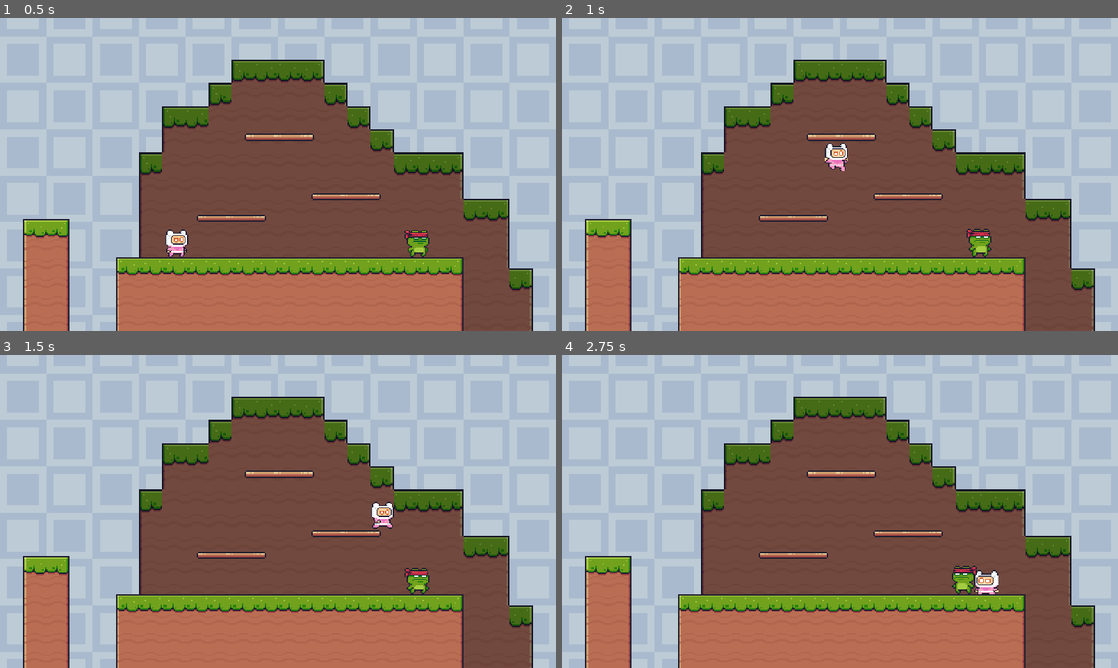
Above: before the commit, frames 1-4 (two rows, left to right).
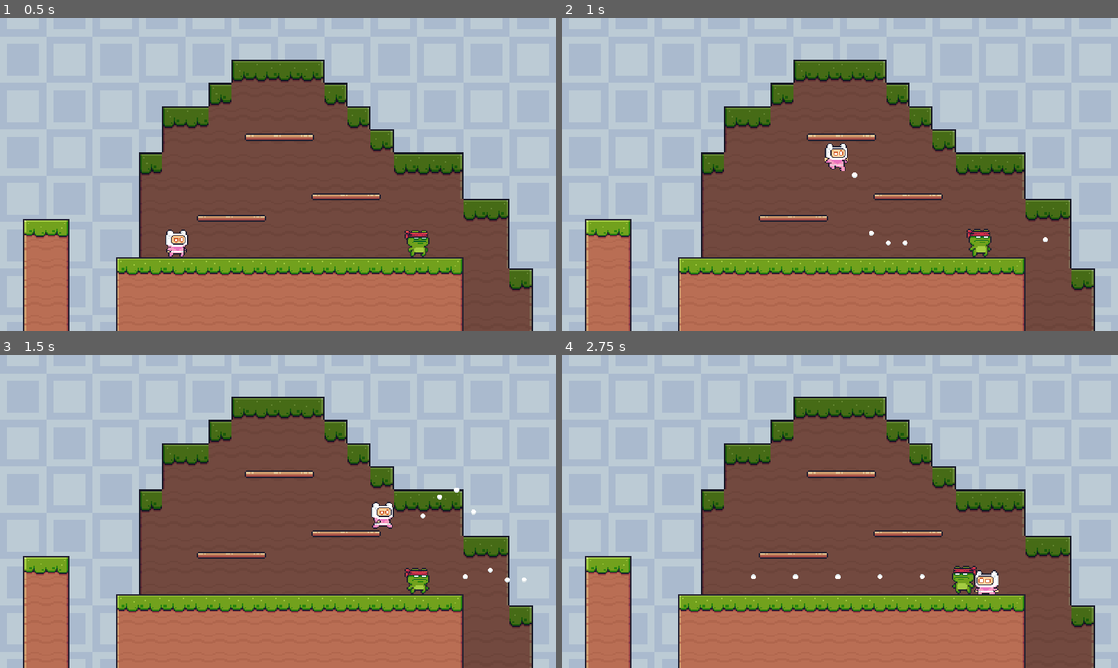
Above: after the commit, the same moments.

Repository: victorDigital/DDU2
Game: Godot game, scene res://Scenes/game.tscn
Two runs of this game, one before a commit and one after it. Both use one fixed random seed, a clock stepped at 60 frames per second and the inputs below.
Inputs:
- Up to frame 1 (0.5 s): no input
- Up to frame 2 (1 s): hold D (player1_right) from 0.53 s (still down); hold R (player1s, bound only after the commit) from 0.53 s (still down); tap W (player1_jump) at 0.77 s; tap M (player2s, bound only after the commit) at 0.8 s
- Up to frame 3 (1.5 s): keep holding D (player1_right); release R (player1s, bound only after the commit) at 1.28 s; tap M (player2s, bound only after the commit) at 1.35 s
- Up to frame 4 (2.75 s): tap W (player1_jump) at 1.52 s; tap R (player1s, bound only after the commit) at 1.55 s; release D (player1_right) at 2.03 s; hold A (player1_left) from 2.03 s (still down); hold M (player2s, bound only after the commit) from 2.03 s (still down); tap Left (player2_left) at 2.1 s

Frame 1 is identical in both runs. In frame 2, less than 0.1% of the frame differs, in the area x 52-88%, y 49-73%; in frame 3, less than 0.1%, in the area x 75-95%, y 42-73%; in frame 4, less than 0.1%.

Commit message:
basic shooting mechanic

Diff:
--- a/Scenes/bullet.tscn
+++ b/Scenes/bullet.tscn
@@ -1,14 +1,20 @@
-[gd_scene load_steps=3 format=3 uid="uid://muuai75qlft3"]
+[gd_scene load_steps=4 format=3 uid="uid://muuai75qlft3"]
 
+[ext_resource type="Script" path="res://Scripts/bullet.gd" id="1_asew0"]
 [ext_resource type="Texture2D" uid="uid://djtt5q47077ec" path="res://Assets/Pixel/Other/Dust Particle.png" id="1_wqlv7"]
 
 [sub_resource type="CircleShape2D" id="CircleShape2D_ynh3u"]
-radius = 4.0
+radius = 2.0
 
 [node name="Bullet" type="Area2D"]
+script = ExtResource("1_asew0")
 
 [node name="Sprite2D" type="Sprite2D" parent="."]
+position = Vector2(2.98023e-08, 2.98023e-08)
+scale = Vector2(0.4375, 0.4375)
 texture = ExtResource("1_wqlv7")
 
 [node name="CollisionShape2D" type="CollisionShape2D" parent="."]
 shape = SubResource("CircleShape2D_ynh3u")
+
+[node name="Timer" type="Timer" parent="."]
--- a/Scenes/game.tscn
+++ b/Scenes/game.tscn
@@ -1,11 +1,9 @@
-[gd_scene load_steps=17 format=4 uid="uid://betdgmhwg0xty"]
+[gd_scene load_steps=15 format=4 uid="uid://betdgmhwg0xty"]
 
 [ext_resource type="PackedScene" uid="uid://c6r73fpjvvn8u" path="res://Scenes/player_1.tscn" id="1_j67ix"]
 [ext_resource type="Texture2D" uid="uid://caicefmqu8dl8" path="res://Assets/Pixel/Background/Blue.png" id="2_0xqke"]
-[ext_resource type="Script" path="res://Scripts/player_1.gd" id="2_66lh6"]
 [ext_resource type="PackedScene" uid="uid://devwmnvbxqfgh" path="res://Scenes/player_2.tscn" id="2_xdjhh"]
 [ext_resource type="Texture2D" uid="uid://dw1coi3ik0o0w" path="res://Assets/Pixel/Terrain/Terrain (16x16) - Dark.png" id="3_7on7e"]
-[ext_resource type="Script" path="res://Scripts/player_2.gd" id="3_tvpur"]
 [ext_resource type="Texture2D" uid="uid://twkkb3ivokca" path="res://Assets/Pixel/Terrain/Terrain (16x16).png" id="5_j1ett"]
 [ext_resource type="PackedScene" uid="uid://cub2w1n12x5jl" path="res://Scenes/bridge.tscn" id="8_ed4gb"]
 
@@ -528,7 +526,6 @@
 position = Vector2(-70, 24)
 scale = Vector2(1.5, 1.5)
 collision_mask = 3
-script = ExtResource("2_66lh6")
 
 [node name="Camera2D" type="Camera2D" parent="."]
 position = Vector2(0, -16.86)
@@ -538,7 +535,6 @@
 position = Vector2(96, 21)
 scale = Vector2(1.5, 1.5)
 collision_mask = 3
-script = ExtResource("3_tvpur")
 
 [node name="TileMap" type="TileMapLayer" parent="."]
 position = Vector2(0, 1)
--- a/Scenes/player_1.tscn
+++ b/Scenes/player_1.tscn
@@ -1,6 +1,7 @@
-[gd_scene load_steps=32 format=3 uid="uid://c6r73fpjvvn8u"]
+[gd_scene load_steps=33 format=3 uid="uid://c6r73fpjvvn8u"]
 
 [ext_resource type="Texture2D" uid="uid://cb1y46m3f4h5n" path="res://Assets/Pixel/Main Characters/Pink Man/Fall (32x32).png" id="1_7vh4d"]
+[ext_resource type="Script" path="res://Scripts/player_1.gd" id="1_8m76s"]
 [ext_resource type="Texture2D" uid="uid://cynu0d562qfrn" path="res://Assets/Pixel/Main Characters/Pink Man/Idle (32x32).png" id="1_jyb0p"]
 [ext_resource type="Texture2D" uid="uid://g2ei10x3gjq2" path="res://Assets/Pixel/Main Characters/Pink Man/Jump (32x32).png" id="2_ghaeq"]
 [ext_resource type="Texture2D" uid="uid://dcrxsnrwtxa88" path="res://Assets/Pixel/Main Characters/Pink Man/Run (32x32).png" id="2_n04c2"]
@@ -209,6 +210,7 @@
 
 [node name="player_1" type="CharacterBody2D"]
 collision_layer = 2
+script = ExtResource("1_8m76s")
 
 [node name="AnimatedSprite2D" type="AnimatedSprite2D" parent="."]
 scale = Vector2(0.5, 0.499)
@@ -219,3 +221,8 @@
 [node name="CollisionShape2D" type="CollisionShape2D" parent="."]
 position = Vector2(0, 0.25)
 shape = SubResource("RectangleShape2D_uwe54")
+
+[node name="ShootCooldown" type="Timer" parent="."]
+wait_time = 0.1
+
+[connection signal="timeout" from="ShootCooldown" to="." method="_on_shoot_cooldown_timeout"]
--- a/Scenes/player_2.tscn
+++ b/Scenes/player_2.tscn
@@ -1,5 +1,6 @@
-[gd_scene load_steps=31 format=3 uid="uid://devwmnvbxqfgh"]
-
+[gd_scene load_steps=32 format=3 uid="uid://devwmnvbxqfgh"]
+
+[ext_resource type="Script" path="res://Scripts/player_2.gd" id="1_0konw"]
 [ext_resource type="Texture2D" uid="uid://ckuw4kk5eapwd" path="res://Assets/Pixel/Main Characters/Ninja Frog/Fall (32x32).png" id="1_egrp1"]
 [ext_resource type="Texture2D" uid="uid://bc8j6m7vpvqla" path="res://Assets/Pixel/Main Characters/Ninja Frog/Idle (32x32).png" id="2_vw8rp"]
 [ext_resource type="Texture2D" uid="uid://f5vcawn4jax7" path="res://Assets/Pixel/Main Characters/Ninja Frog/Jump (32x32).png" id="3_hkwkq"]
@@ -205,6 +206,7 @@
 
 [node name="player_2" type="CharacterBody2D"]
 collision_layer = 2
+script = ExtResource("1_0konw")
 
 [node name="AnimatedSprite2D" type="AnimatedSprite2D" parent="."]
 position = Vector2(-1.00974e-28, -3.55271e-15)
@@ -216,3 +218,8 @@
 [node name="CollisionShape2D" type="CollisionShape2D" parent="."]
 position = Vector2(0, 2)
 shape = SubResource("RectangleShape2D_uwe54")
+
+[node name="ShootCooldown" type="Timer" parent="."]
+wait_time = 0.1
+
+[connection signal="timeout" from="ShootCooldown" to="." method="_on_shoot_cooldown_timeout"]
--- /dev/null
+++ b/Scripts/bullet.gd
@@ -0,0 +1,12 @@
+extends Area2D
+
+
+@export var speed = 250
+@export var targetGroup: StringName
+
+
+func start(pos):
+	position = pos
+
+func _process(delta):
+	position += Vector2(speed * delta, 0).rotated(rotation)
--- a/Scripts/player_1.gd
+++ b/Scripts/player_1.gd
@@ -2,8 +2,15 @@
 
 const SPEED = 150.0
 const JUMP_VELOCITY = -400.0
+var canshoot =true
 
 @onready var animated_sprite = $AnimatedSprite2D
+@onready var shoot_cooldown: Timer = $ShootCooldown
+var shoot_offset: Vector2
+const BULLET = preload("res://Scenes/bullet.tscn")
+var player_look = 1
+
+
 
 func _physics_process(delta: float) -> void:
 	# Add the gravity.
@@ -23,8 +30,10 @@
 	else:
 		velocity.x = move_toward(velocity.x, 0, SPEED)
 	if velocity.x < 0:
+		player_look = 0
 		$AnimatedSprite2D.flip_h = true
 	if velocity.x > 0:
+		player_look = 1
 		$AnimatedSprite2D.flip_h = false
 
 	if is_on_floor():
@@ -38,5 +47,25 @@
 		else:
 			animated_sprite.play("jump")
 
+	move_and_slide()
+	if Input.is_action_pressed("player1s"):
+		if canshoot:
+			canshoot = false
+			shoot_cooldown.start()
+			var shoot_position
+			if player_look == 1:
+				shoot_position = 0
+			if player_look == 0:
+				shoot_position = -PI
+			var bullet = BULLET.instantiate()
+			bullet.position = global_position
+			bullet.rotate(shoot_position)
+			get_tree().root.add_child(bullet)
 
-	move_and_slide()
+
+
+
+
+
+func _on_shoot_cooldown_timeout() -> void:
+	canshoot = true
--- a/Scripts/player_2.gd
+++ b/Scripts/player_2.gd
@@ -1,10 +1,17 @@
 extends CharacterBody2D
+
 
 
 const SPEED = 150.0
 const JUMP_VELOCITY = -400.0
+var canshoot =true
 
 @onready var animated_sprite = $AnimatedSprite2D
+@onready var shoot_cooldown: Timer = $ShootCooldown
+var shoot_offset: Vector2
+const BULLET = preload("res://Scenes/bullet.tscn")
+var player_look = 1
+
 
 func _physics_process(delta: float) -> void:
 	# Add the gravity.
@@ -23,8 +30,10 @@
 	else:
 		velocity.x = move_toward(velocity.x, 0, SPEED)
 	if velocity.x < 0:
+		player_look = 0
 		$AnimatedSprite2D.flip_h = true
 	if velocity.x > 0:
+		player_look = 1
 		$AnimatedSprite2D.flip_h = false
 
 	if is_on_floor():
@@ -39,3 +48,22 @@
 			animated_sprite.play("jump")
 
 	move_and_slide()
+	if Input.is_action_pressed("player2s"):
+		if canshoot:
+			canshoot = false
+			shoot_cooldown.start()
+			var shoot_position
+			if player_look == 1:
+				shoot_position = 0
+			if player_look == 0:
+				shoot_position = -PI
+			var bullet = BULLET.instantiate()
+			bullet.position = global_position
+			bullet.rotate(shoot_position)
+			get_tree().root.add_child(bullet)
+
+
+
+
+func _on_shoot_cooldown_timeout() -> void:
+	canshoot = true
--- a/project.godot
+++ b/project.godot
@@ -55,6 +55,16 @@
 "events": [Object(InputEventKey,"resource_local_to_scene":false,"resource_name":"","device":0,"window_id":0,"alt_presse …(194 unchanged characters)…
 ]
 }
+player1s={
+"deadzone": 0.5,
+"events": [Object(InputEventKey,"resource_local_to_scene":false,"resource_name":"","device":-1,"window_id":0,"alt_pressed":false,"shift_pressed":false,"ctrl_pressed":false,"meta_pressed":false,"pressed":false,"keycode":82,"physical_keycode":0,"key_label":0,"unicode":114,"location":0,"echo":false,"script":null)
+]
+}
+player2s={
+"deadzone": 0.5,
+"events": [Object(InputEventKey,"resource_local_to_scene":false,"resource_name":"","device":-1,"window_id":0,"alt_pressed":false,"shift_pressed":false,"ctrl_pressed":false,"meta_pressed":false,"pressed":false,"keycode":77,"physical_keycode":0,"key_label":0,"unicode":109,"location":0,"echo":false,"script":null)
+]
+}
 
 [layer_names]
 
